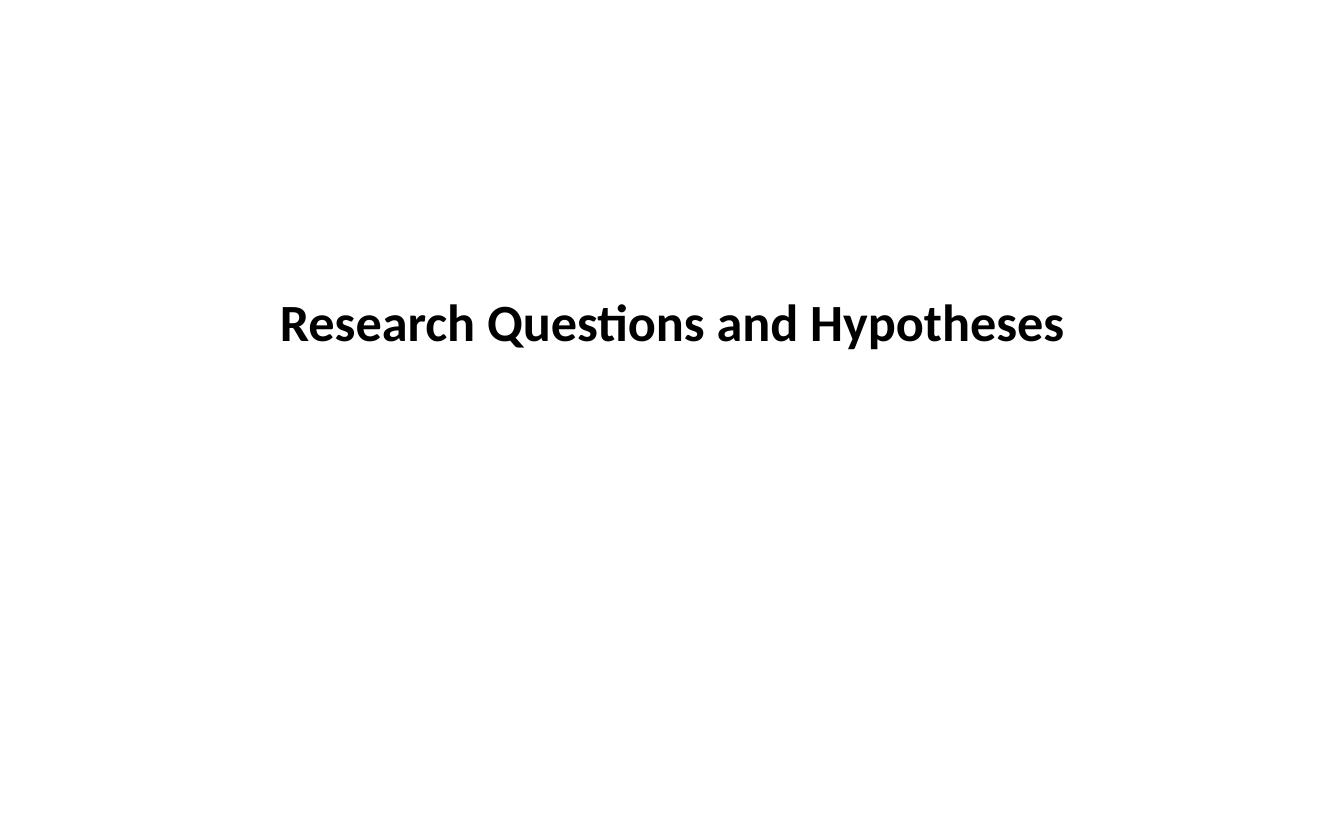
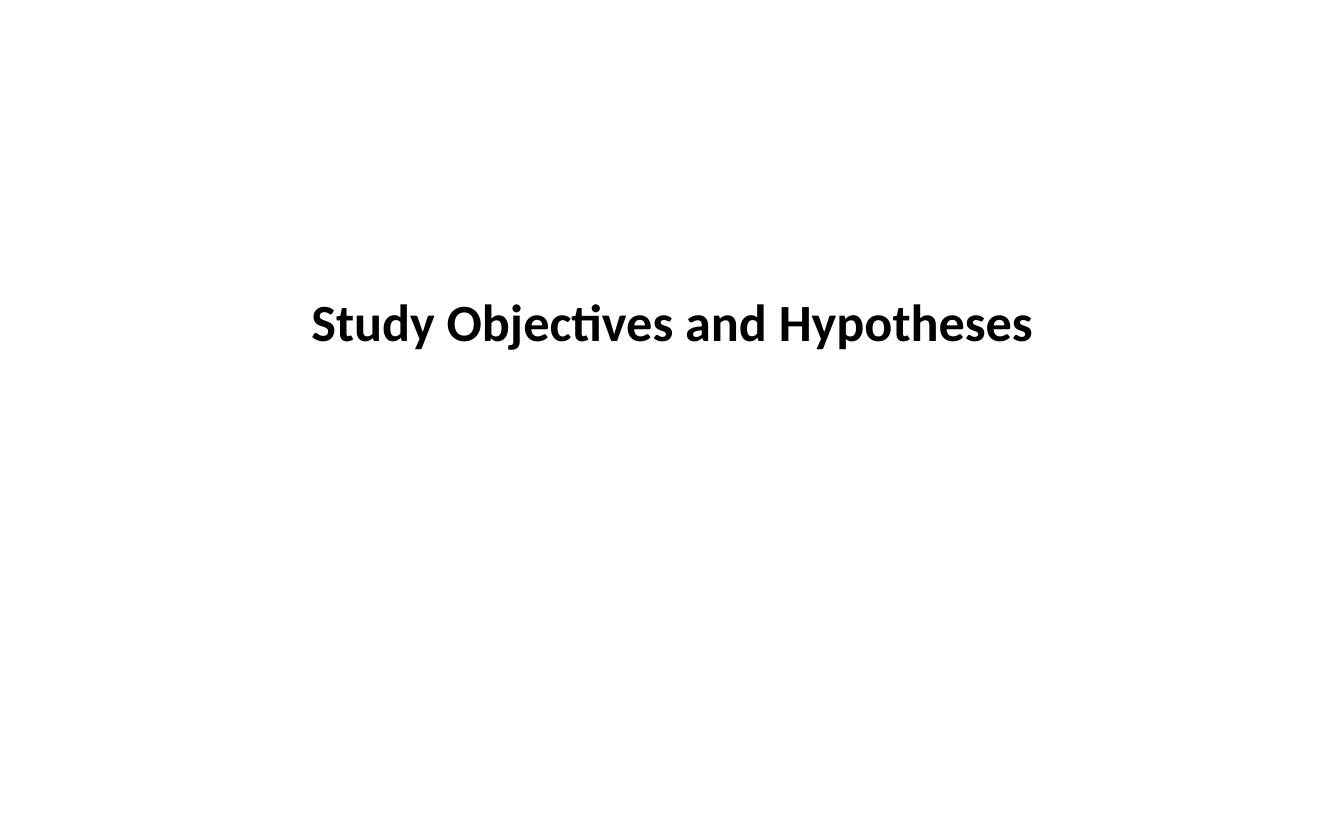
Before and after one commit to SLU-Courses-Townes/SOC5600, a slide deck: slide 16 of FinalProject/Presentation/Townes_SOC5600_FinalProject_Presentation.pptx (slide 14 before the commit). Drawn at 1344x840 pixels with LibreOffice and Linux fonts; fonts in the diff are those of the drawing. Boxes give left, top, right and bottom in pixels: in the first picture for what was removed or moved away, otherwise in the second. Text is boxed around its words. In the diff, an @@ line names an element or a change of style, - is before the commit and + after.

```diff
--- a/FinalProject/Presentation/Townes_SOC5600_FinalProject_Presentation.pptx
+++ b/FinalProject/Presentation/Townes_SOC5600_FinalProject_Presentation.pptx
@@ text at [311,304,1033,350]: text changed @@
-Research Questions and Hypotheses
+Study Objectives and Hypotheses
```
Also in this commit, not shown: 6 other slides changed, 1 slide added.
